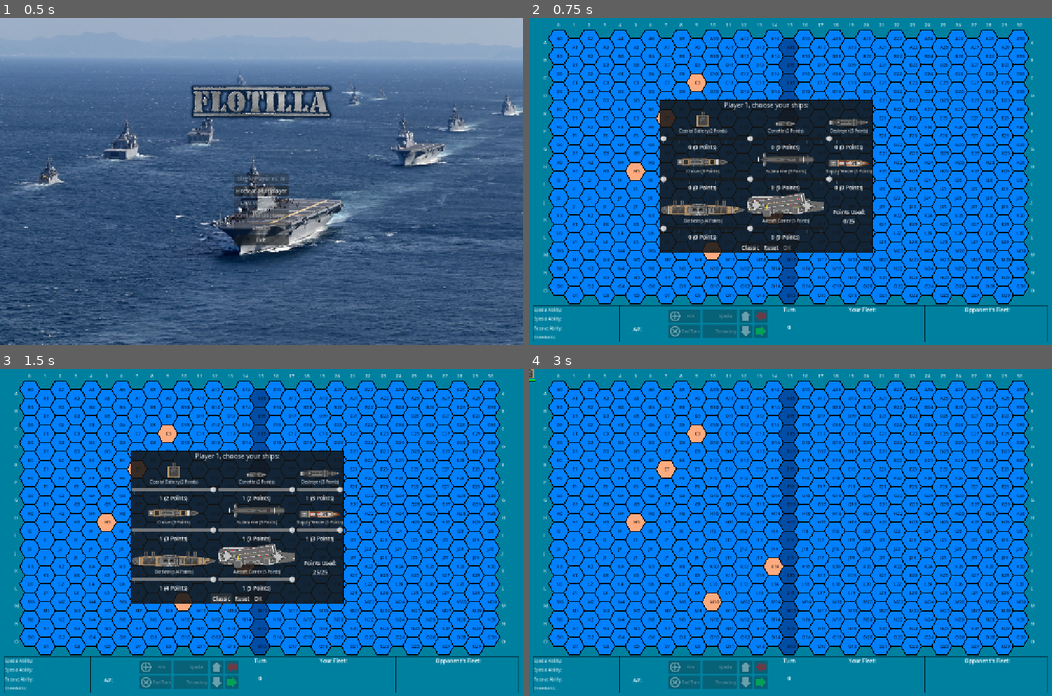
Above: before the commit, frames 1-4 (two rows, left to right).
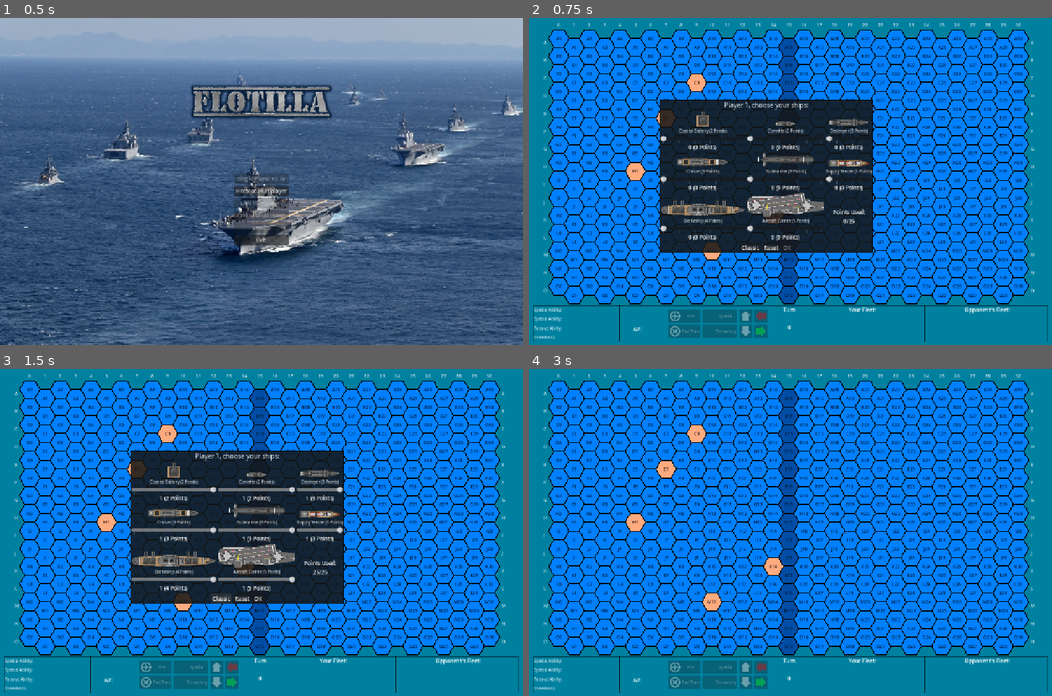
Above: after the commit, the same moments.

Repository: rsucco/flotilla
Game: Godot game, scene res://title_screen.tscn
Two runs of this game, one before a commit and one after it. Both use one fixed random seed, a clock stepped at 60 frames per second and the inputs below. Sound files missing from this copy of the repository are replaced by a short silence.
Inputs:
- Up to frame 1 (0.5 s): no input
- Up to frame 2 (0.75 s): click "Hotseat Multiplayer" at 0.5 s
- Up to frame 3 (1.5 s): click "Classic" at 1.25 s
- Up to frame 4 (3 s): click "Classic" at 2 s; click "OK" at 2.75 s

Frame 1 is identical in both runs. In frame 2, 4.7% of the frame differs, in the area x 5-95%, y 1-86%; in frame 3, 4.7%; in frame 4, 6.4%, in the area x 0-95%, y 0-86%.

Commit message:
Fix placement flash and off-centre hex labels
Ships sat at the origin until the mouse found a valid hex, which showed
for batteries that need an island. Hex labels were drawn from a fixed
left offset, so longer ones drifted right of centre.

Co-Authored-By: Claude Opus 5.5 <noreply@anthropic.com>
Claude-Session: https://claude.ai/code/session_01RJFCS1yugPghndaArYwDni

Diff:
--- a/root.gd
+++ b/root.gd
@@ -91,11 +91,20 @@
 
 	for x in Grid.COLUMNS:
 		# Column labels, highlighted under the mouse
-		var label_pos := grid.get_hex_center(Vector2i(x, 0)) - Vector2(4, row_step)
+		# Centered across the hex's width, so wider numbers don't drift right
+		var label_pos := grid.get_hex_center(Vector2i(x, 0)) - Vector2(grid.hex_size / 2, row_step)
 		if x % 2 != 0:
 			label_pos.y -= row_step * 0.75
 		var label_color := Color.RED if mouse_hex.x == x and current_turn != 0 else Color.WHITE
-		draw_string(FONT, label_pos, str(x), HORIZONTAL_ALIGNMENT_LEFT, -1, FONT_SIZE, label_color)
+		draw_string(
+			FONT,
+			label_pos,
+			str(x),
+			HORIZONTAL_ALIGNMENT_CENTER,
+			grid.hex_size,
+			FONT_SIZE,
+			label_color
+		)
 
 		for y in Grid.ROWS:
 			var hex := Vector2i(x, y)
@@ -137,10 +146,10 @@
 
 			draw_string(
 				FONT,
-				grid.get_hex_center(hex) - Vector2(grid.hex_size / 10, -grid.hex_size / 12),
+				grid.get_hex_center(hex) + Vector2(-grid.hex_size / 2, grid.hex_size / 12),
 				ROW_LABELS[y] + str(x),
-				HORIZONTAL_ALIGNMENT_LEFT,
-				-1,
+				HORIZONTAL_ALIGNMENT_CENTER,
+				grid.hex_size,
 				FONT_SIZE,
 				Color.BLACK
 			)
--- a/ships/ship.gd
+++ b/ships/ship.gd
@@ -80,6 +80,7 @@
 			and root.grid.side_of(mouse_hex) == player.player_num
 		):
 			set_grid_position(mouse_hex, direction)
+			visible = true
 	elif event is InputEventMouseButton and event.pressed:
 		match event.button_index:
 			MOUSE_BUTTON_WHEEL_UP:
@@ -145,6 +146,8 @@
 
 func place() -> void:
 	movement_audio_player.stream = move_sound
+	# Hidden until the mouse finds a valid spot, or it shows at the origin
+	visible = false
 	placing = true
 
 
--- a/test/integration/test_gui.gd
+++ b/test/integration/test_gui.gd
@@ -62,3 +62,21 @@
 	await wait_seconds(0.8)
 	assert_true(popup.visible, "shows a hex with history")
 	get_node("/root/GutRunner/GutLayer").visible = true
+
+
+func test_ship_hidden_until_placement_finds_a_spot() -> void:
+	get_node("/root/GutRunner/GutLayer").visible = false
+	var game: Root = add_child_autofree(ROOT_SCENE.instantiate())
+	var driver := GameDriver.new(game)
+	driver.prepare_board()
+	var player := game.players[0]
+	var dialog := await driver.find_dialog(player, "res://gui/ship_selection.tscn")
+	dialog.set_island_tiles(game.grid.get_num_island_tiles(0))
+	driver.press(dialog.get_node("VBoxContainer/Buttons/Classic"))
+	driver.press(dialog.get_node("VBoxContainer/Buttons/OK"))
+	var ship := await driver.placing_ship(player)
+	assert_false(ship.visible, "not drawn at the origin before it has a hex")
+	driver.hover(GameDriver.spot(0, ship.ship_type))
+	await wait_frames(1)
+	assert_true(ship.visible, "shown once it snaps to a hex")
+	get_node("/root/GutRunner/GutLayer").visible = true
